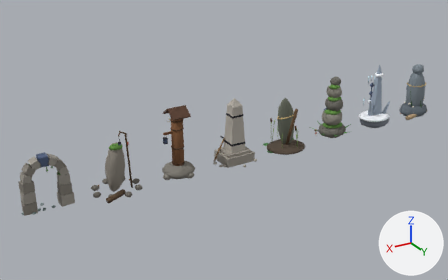
Renders of the Blender file art/waystones.blend from each side of a commit.
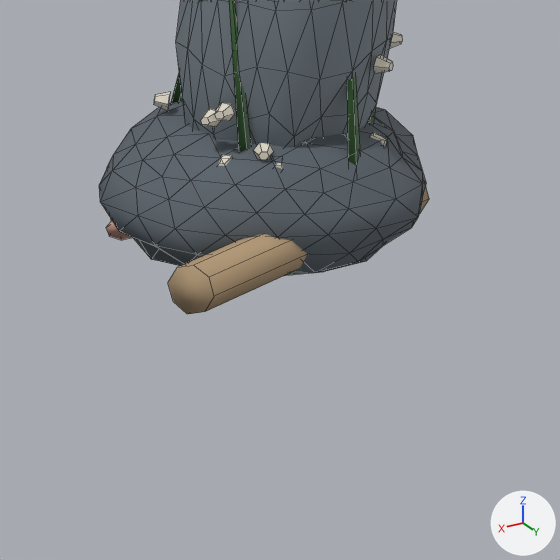
Each version appears first whole from a 50 mm camera at (11.63, 16.84, 9.27) aimed at (1.26, -0.45, 0.62), and next in a close-up on the part from 87% to 98% of the width and 33% to 50% of the height. Lighting does not change. The marker at lower right points along +X, +Y and +Z. The first two pictures are the older version. The close-ups show mesh edges as thin lines.

In view in the first close-up: 'ws_cove'.
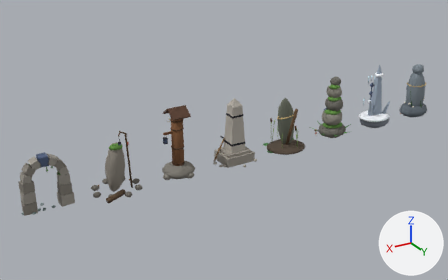
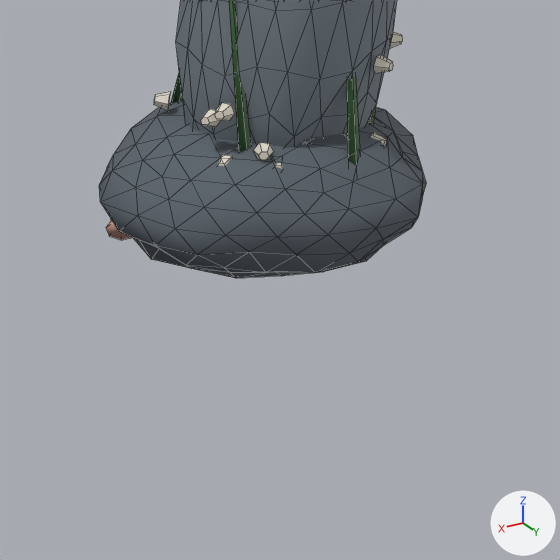
The change, as a list of edits to the scene's bpy script:
```text
Change me_ws_cove:
    used by ob_ws_cove; location = (-7.7, 0.0, 0.0)
    remove me_ws_cove.from_pydata(...)  # 884 vertices, 1263 faces; spans x -0.64..0.86, y -0.53..0.55, z -0.1..2.16
    add me_ws_cove.from_pydata(...)  # 868 vertices, 1253 faces; spans x -0.64..0.64, y -0.53..0.52, z -0.1..2.16
    me_ws_cove part 1: the loose piece of 16 vertices spanning x -0.56..0.86, y 0.09..0.55, z 0.03..0.21 is deleted
    remove me_ws_cove.materials.append(mat_driftwood)  # beige #b49a78
```

Where the change shows, as pixel boxes [x1, y1, x2, y2] in the close-ups (560 x 560 px):
'ws_cove', reshaped
    before: [99, 0, 429, 314]
    after: [99, 0, 426, 278]
part 1 of me_ws_cove, deleted (beige)
    before: [168, 186, 429, 314]
